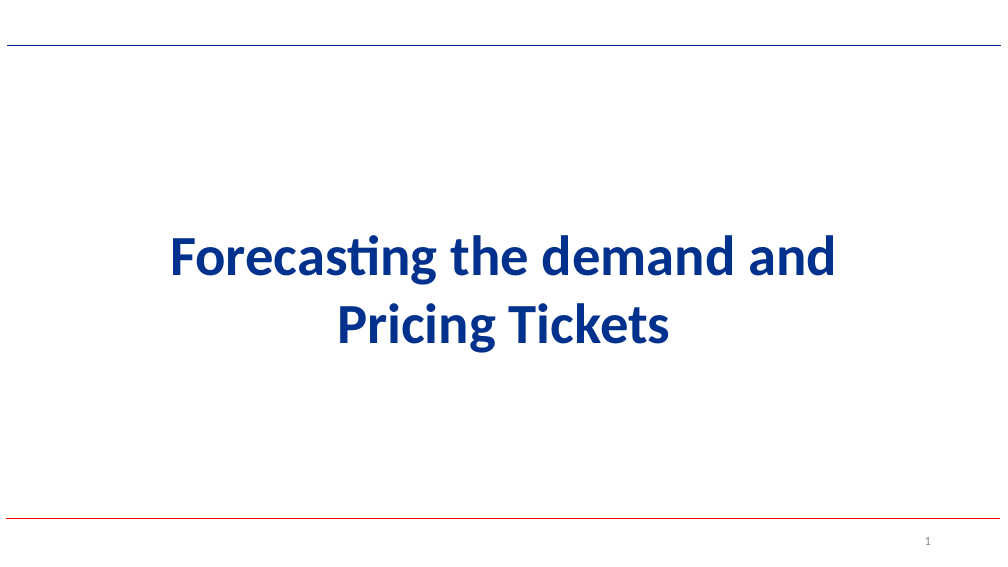
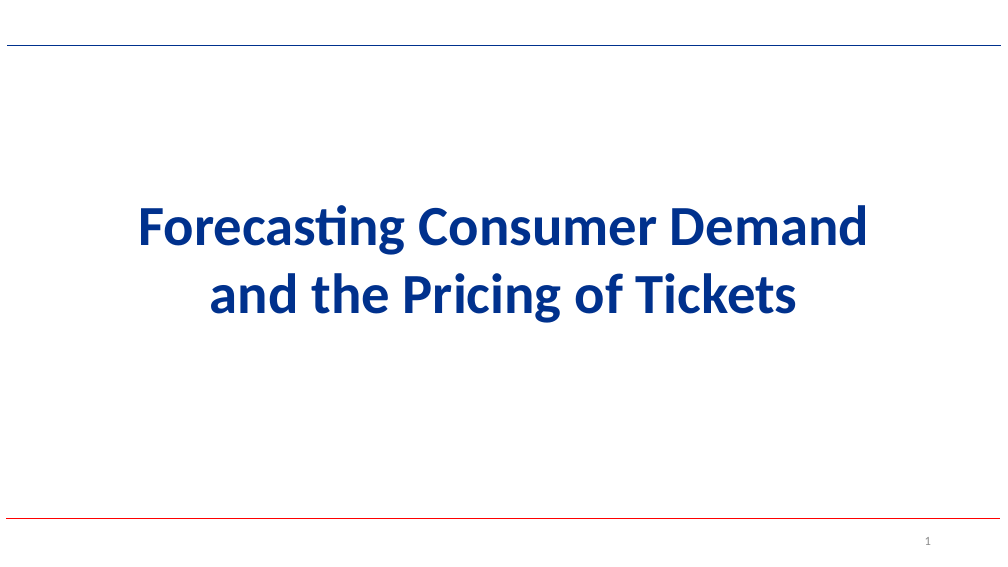
Before and after one commit to dgoon29/braves_pricing_2024, a slide deck: slide 1 of Ticket_Pricing_Workshop.pptx. Drawn at 1008x567 pixels with LibreOffice and Linux fonts; fonts in the diff are those of the drawing; background and template pictures are left out. Boxes give left, top, right and bottom in pixels: in the first picture for what was removed or moved away, otherwise in the second. Text is boxed around its words. In the diff, an @@ line names an element or a change of style, - is before the commit and + after.

Commit message:
Minor Edits

```diff
--- a/Ticket_Pricing_Workshop.pptx
+++ b/Ticket_Pricing_Workshop.pptx
@@ text at bbox=[138, 205, 869, 323]: text changed @@
-Forecasting the demand and Pricing Tickets
+Forecasting Consumer Demand and the Pricing of Tickets
```
